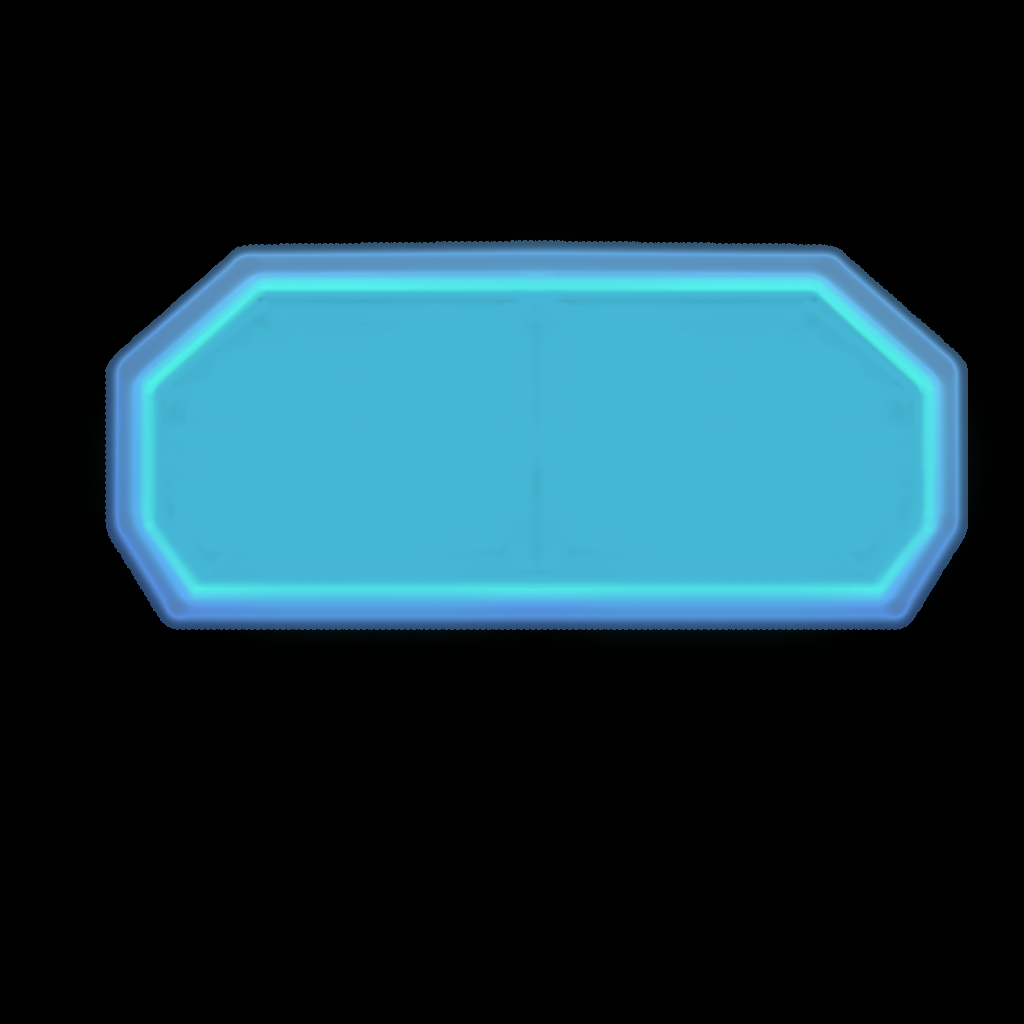
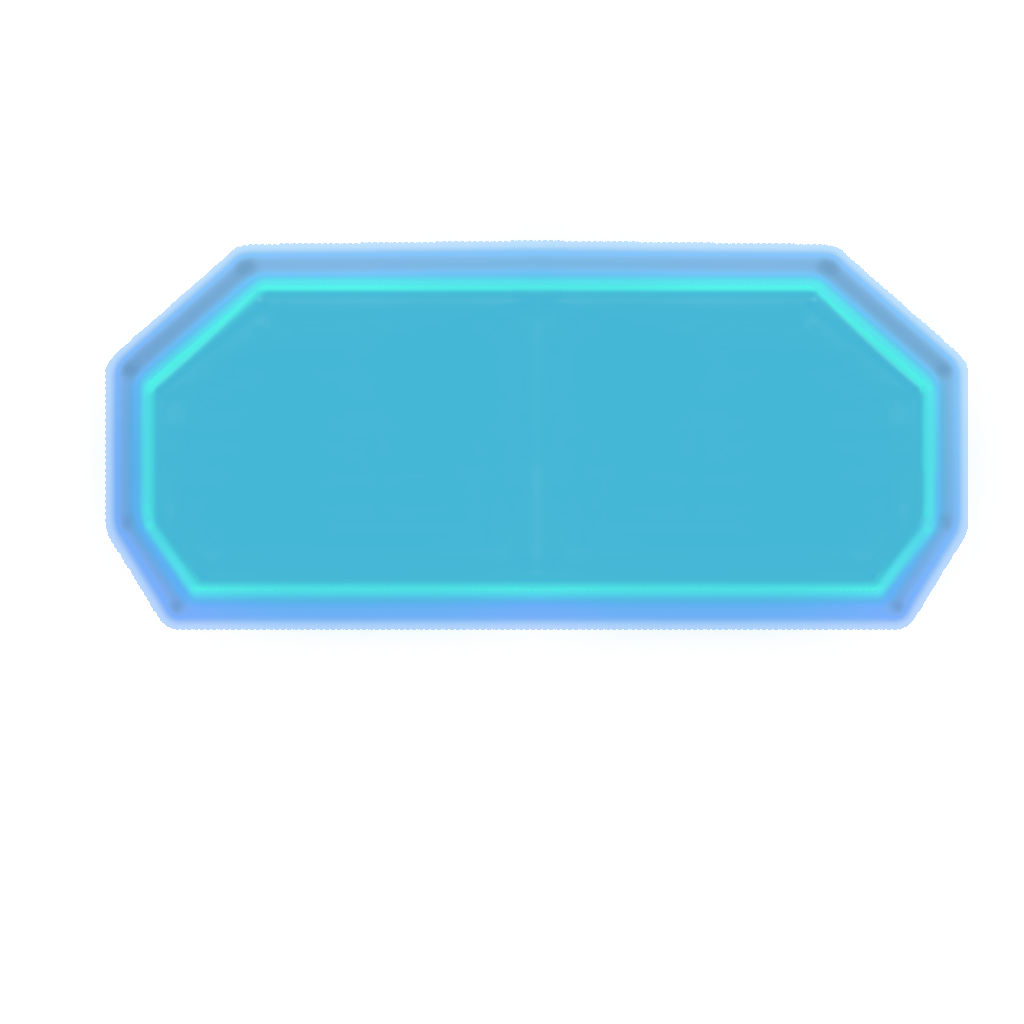
Two versions of the same layered image (1024 × 1024). Layer-by-layer changes:
hid "Layer 0" over [0,0,1024,1024]
